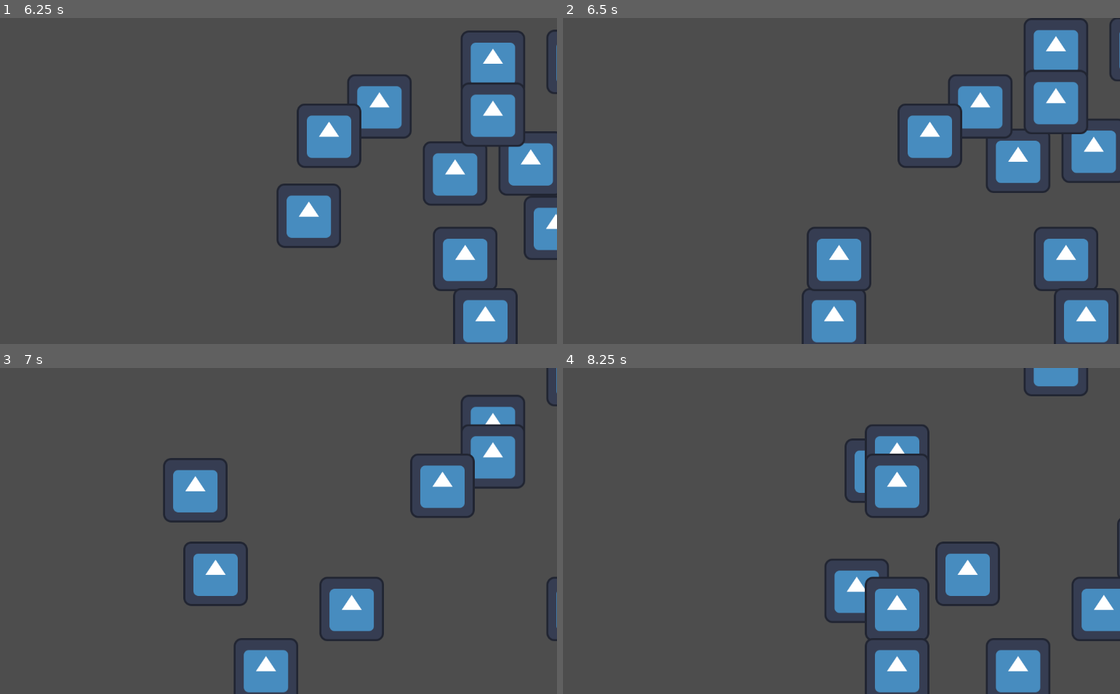
Above: before the commit, frames 1-4 (two rows, left to right).
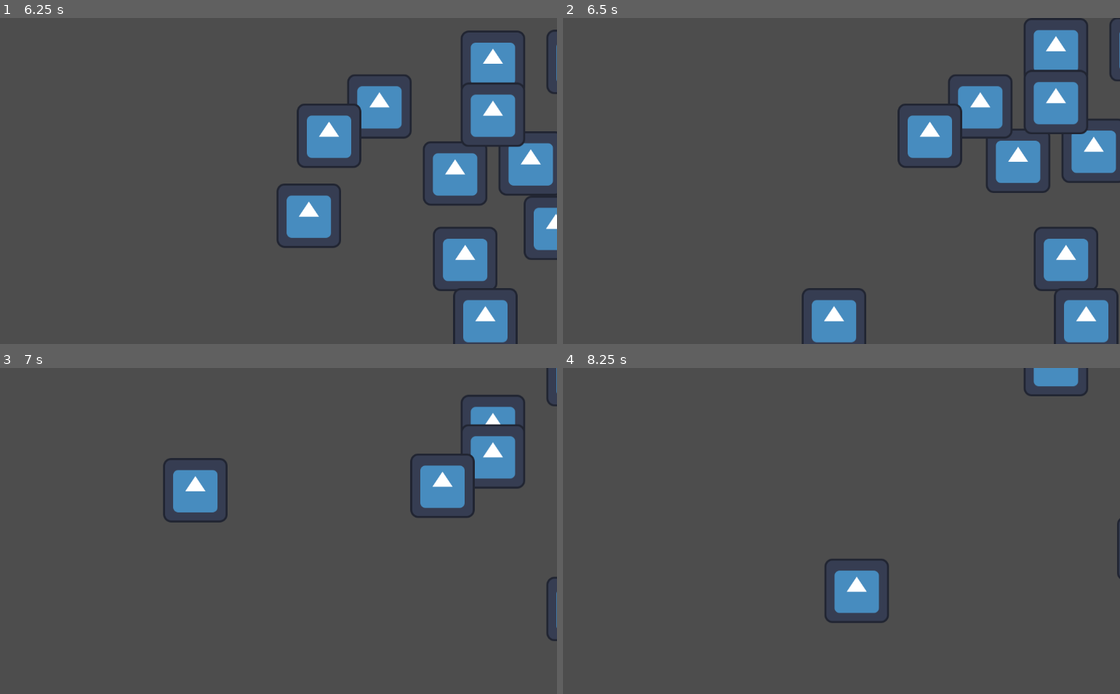
Above: after the commit, the same moments.

Repository: kevinMG01/GlobalJam2025
Game: Godot game, scene res://Escenas/Niveles/nivel_1.tscn
Same seed, same stepped clock (60 frames per second), same inputs: the game is played once before the commit and once after it. The project has no main scene, so this scene is started directly. The engine's default icon, where the game draws it, is replaced by a stand-in: a white triangle on a blue panel in a dark square.
Inputs:
- Up to frame 1 (6.25 s): tap Enter (ui_accept) at 0.5, 0.6, 0.77, 1.07, 1.35, 1.52, 1.82, 2.1, 2.85, 3.02, 3.32, 3.6, 3.77, 4.07, 4.35, 4.52, 4.82, 5.1, 5.85, 6.02 s; hold Right (ui_right) 0.53-2.03 s; hold Left (ui_left) 2.03-2.78 s; hold Right (ui_right) 2.78-4.28 s; hold Left (ui_left) 4.28-5.03 s; hold Right (ui_right) 5.03-5.78 s; hold Left (ui_left) from 5.78 s (still down)
- Up to frame 2 (6.5 s): keep holding Left (ui_left); tap Enter (ui_accept) at 6.32 s
- Up to frame 3 (7 s): keep holding Left (ui_left); tap Enter (ui_accept) at 6.6, 6.77 s
- Up to frame 4 (8.25 s): tap Enter (ui_accept) at 7.07, 7.35, 7.52, 7.82, 8.1 s; release Left (ui_left) at 7.28 s; hold Right (ui_right) from 7.28 s (still down)

Frame 1 is identical in both runs. In frame 2, 1.3% of the frame differs, in the area x 43-56%, y 64-84%; in frame 3, 3.9%; in frame 4, 8.6%, in the area x 50-100%, y 17-100%.

Commit message:
payaso en tramite

Diff:
--- /dev/null
+++ b/Escenas/Enemigos/payaso/payaso.gd
@@ -0,0 +1,27 @@
+extends CharacterBody2D
+
+
+const SPEED = 300.0
+const JUMP_VELOCITY = -400.0
+
+var gravity = ProjectSettings.get_setting("physics/2d/default_gravity")
+
+
+func _physics_process(delta):
+
+	if not is_on_floor():
+		velocity.y += gravity * delta
+
+
+	if Input.is_action_just_pressed("ui_accept") and is_on_floor():
+		velocity.y = JUMP_VELOCITY
+
+	# Get the input direction and handle the movement/deceleration.
+	# As good practice, you should replace UI actions with custom gameplay actions.
+	var direction = Input.get_axis("ui_left", "ui_right")
+	if direction:
+		velocity.x = direction * SPEED
+	else:
+		velocity.x = move_toward(velocity.x, 0, SPEED)
+
+	move_and_slide()
--- /dev/null
+++ b/Escenas/Enemigos/payaso/payaso.tscn
@@ -0,0 +1,13 @@
+[gd_scene load_steps=3 format=3 uid="uid://dfggjgvr8k30p"]
+
+[ext_resource type="Script" path="res://Escenas/Enemigos/payaso/payaso.gd" id="1_8q1uy"]
+
+[sub_resource type="RectangleShape2D" id="RectangleShape2D_c5ov0"]
+size = Vector2(33, 89)
+
+[node name="payaso" type="CharacterBody2D"]
+script = ExtResource("1_8q1uy")
+
+[node name="CollisionShape2D" type="CollisionShape2D" parent="."]
+position = Vector2(6.5, 34.5)
+shape = SubResource("RectangleShape2D_c5ov0")
--- a/Escenas/Player/burbujas/burbujas.gd
+++ b/Escenas/Player/burbujas/burbujas.gd
@@ -28,7 +28,6 @@
 
 
 
-
 func _on_destuccion_timeout():
 	queue_free()
 	$destuccion.stop()
--- a/Escenas/Player/player.gd
+++ b/Escenas/Player/player.gd
@@ -8,9 +8,13 @@
 
 var gravity = 2000
 
+var cantidadBurbujas = 20
+
 func _physics_process(delta):
 	if Input.is_action_just_pressed("ui_accept"):
-		spawnBurbujas()
+		if cantidadBurbujas > 0:
+			spawnBurbujas()
+			cantidadBurbujas -= 1
 
 	if not is_on_floor():
 		velocity.y += gravity * delta
